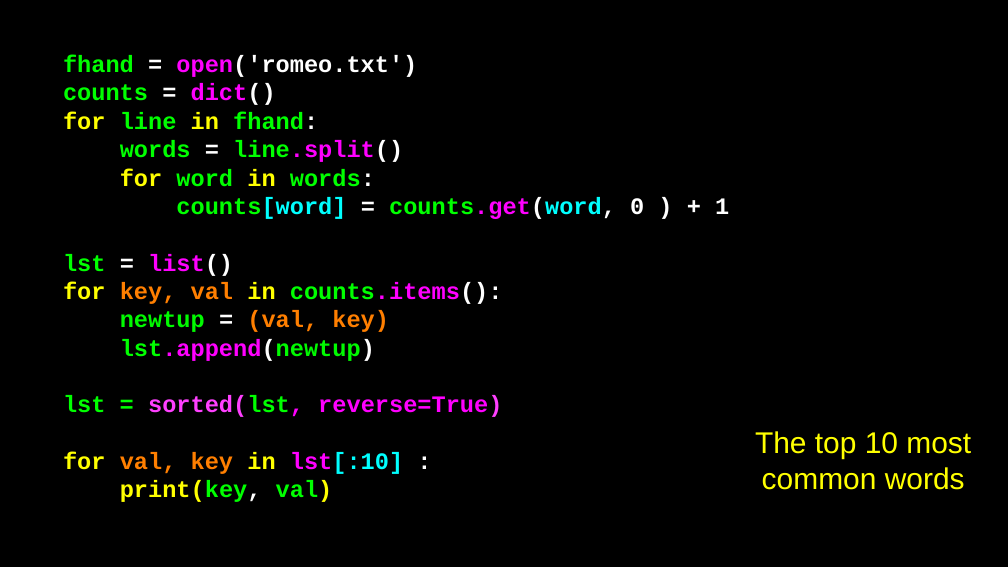
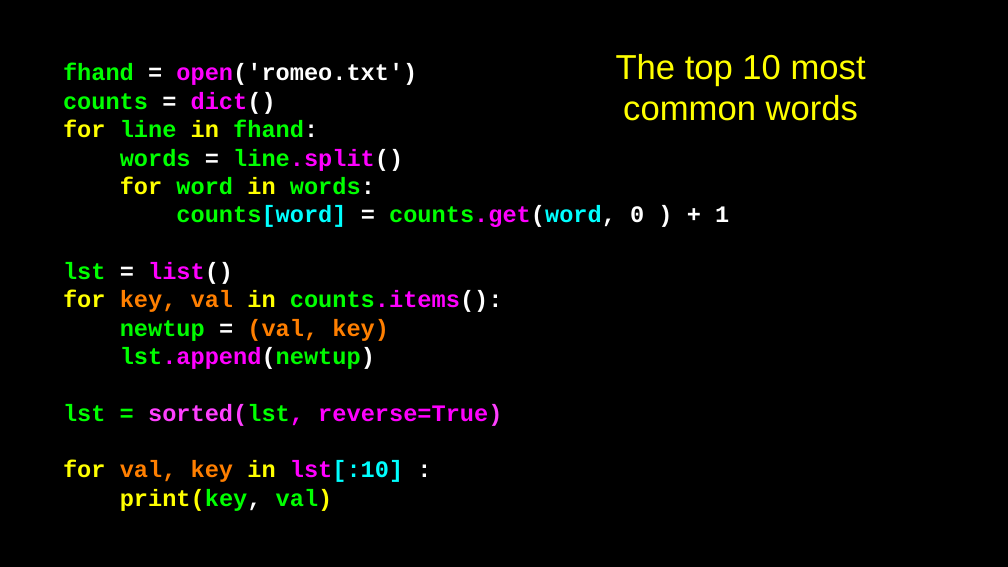
Before and after one commit to csev/py4e, a slide deck: slide 13 of lectures3/Pythonlearn-10-Tuples.pptx. Drawn at 1008x567 pixels with LibreOffice and Linux fonts; fonts in the diff are those of the drawing. Boxes give left, top, right and bottom in pixels: in the first picture for what was removed or moved away, otherwise in the second. Text is boxed around its words. In the diff, an @@ line names an element or a change of style, - is before the commit and + after.

```diff
--- a/lectures3/Pythonlearn-10-Tuples.pptx
+++ b/lectures3/Pythonlearn-10-Tuples.pptx
@@ text "fhand = open('romeo.txt')": place and size @@
-text "fhand = open('romeo.txt')" at [63,55,729,502]
+text "fhand = open('romeo.txt')" at [63,63,729,511]
@@ text "The top 10 most common ...": place and size @@
-text "The top 10 most common ..." at [755,431,971,490]
+text "The top 10 most common ..." at [616,54,866,121]
@@ text "The top 10 most common ..." at [616,54,866,121]: size 38 to 44 pt @@
```
Also in this commit, not shown: 8 other slides changed, 3 other files.
